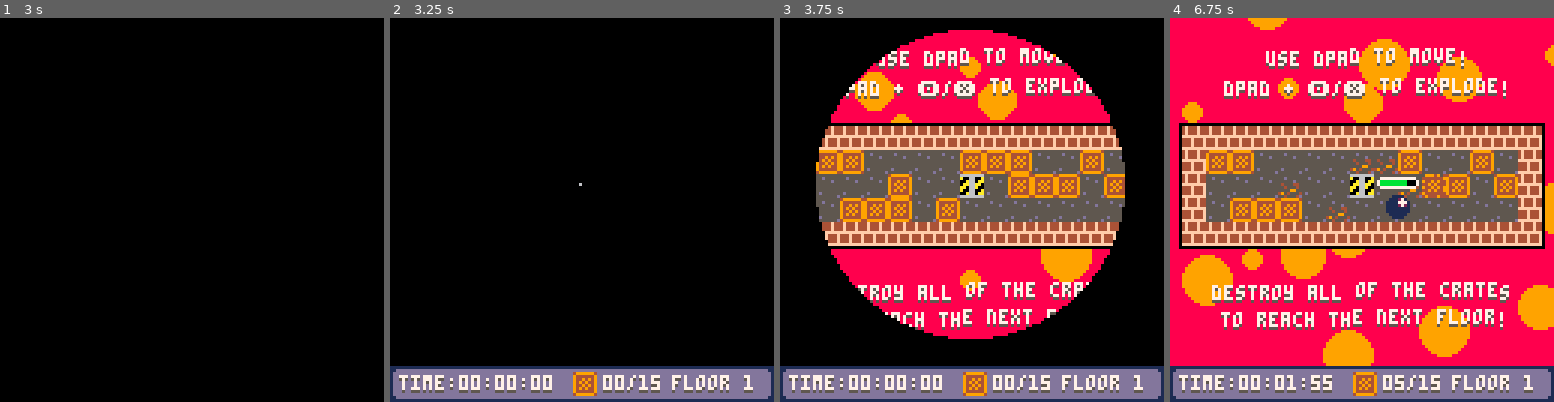
Above: before the commit, frames 1-4 (left to right).
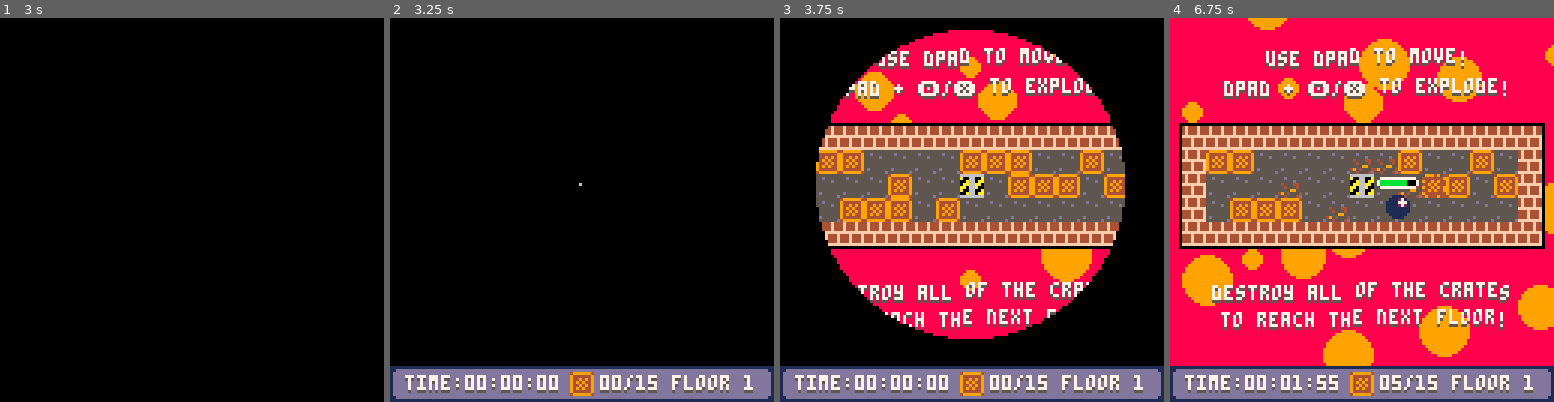
Above: after the commit, the same moments.

Repository: SHKBRD/P8CrateBall
Game: PICO-8 cartridge balltest24.p8
Two runs of this game, one before a commit and one after it. Both use one fixed random seed, a clock stepped at 60 frames per second and the inputs below.
Inputs:
- Up to frame 1 (3 s): tap X (X key) at 0.33, 1.07, 1.85, 2.97 s; tap O (Z key) at 0.7, 1.7, 2.1, 2.5, 2.9 s; hold Right 1.6-2.1 s; hold Up 2.15-2.42 s; hold Right from 2.47 s (still down)
- Up to frame 2 (3.25 s): release Right at 3.03 s; hold Left from 3.08 s (still down)
- Up to frame 3 (3.75 s): tap O (Z key) at 3.3, 3.7 s; release Left at 3.58 s; hold Down from 3.63 s (still down)
- Up to frame 4 (6.75 s): release Down at 3.97 s; hold Right 4.02-4.68 s; tap X (X key) at 4.08, 5.2, 6.32 s; tap O (Z key) every 0.4 s from 4.1 to 6.5 s; hold Up 4.73-5.03 s; hold Left 5.08-5.68 s; hold Down 5.73-6.03 s; hold Right 6.08-6.58 s; hold Right from 6.63 s (still down)

Frame 1 is identical in both runs. In frame 2, 1.8% of the frame differs, in the area x 2-71%, y 92-99%; in frame 3, 1.8%; in frame 4, 1.9%.

Commit message:
update hud positioning

Diff:
--- a/balltest24.p8
+++ b/balltest24.p8
@@ -87,7 +87,6 @@
 	--clock
 	--[minutes, seconds, millis]
 	clk = {0, 0, 0}
-	clkx = 15
 	clky = 131
 	clkdir=mode
 	if mode==2 then
@@ -1686,16 +1685,20 @@
 	map(18, 0, 12-camoff[1], 128-camoff[2], 16, 2)
 end
 
-function draw_crates_rem()
-	spr(10, 73, 130)
+function draw_crates_rem(tx)
+	if (tx == 15) tx=18
+	spr(10, 55+tx, 130)
 	drawstr = ""
-	if cratetotal >= 10 and cratesbroken < 10 then
+	if (cratetotal >= 10 and cratesbroken < 10) or cratetotal<10 then
 		drawstr ..= "0"
 	end
 	drawstr ..= tostr(cratesbroken)
 	drawstr ..= "/"
+	if cratetotal < 10 then
+		drawstr ..= "0"
+	end
 	drawstr ..= tostr(cratetotal)
-	draw_str(drawstr, 83, 131)
+	draw_str(drawstr, 65+tx, 131)
 end
 
 function draw_floor_count()
@@ -1851,12 +1854,14 @@
 	draw_low_bg()
 	if gamemode==1 then
 		timename="time:"
+		tx=17
 	else
 		timename="timer:"
-	end
-	draw_str(timename, 15, 131)
-	draw_clock(clkx+#timename*4,clky)
-	draw_crates_rem()
+		tx=15
+	end
+	draw_str(timename, tx, 131)
+	draw_clock(tx+#timename*4,clky)
+	draw_crates_rem(tx)
 	draw_floor_count()
 	draw_wins()
 	//if (debug) draw_debug()
